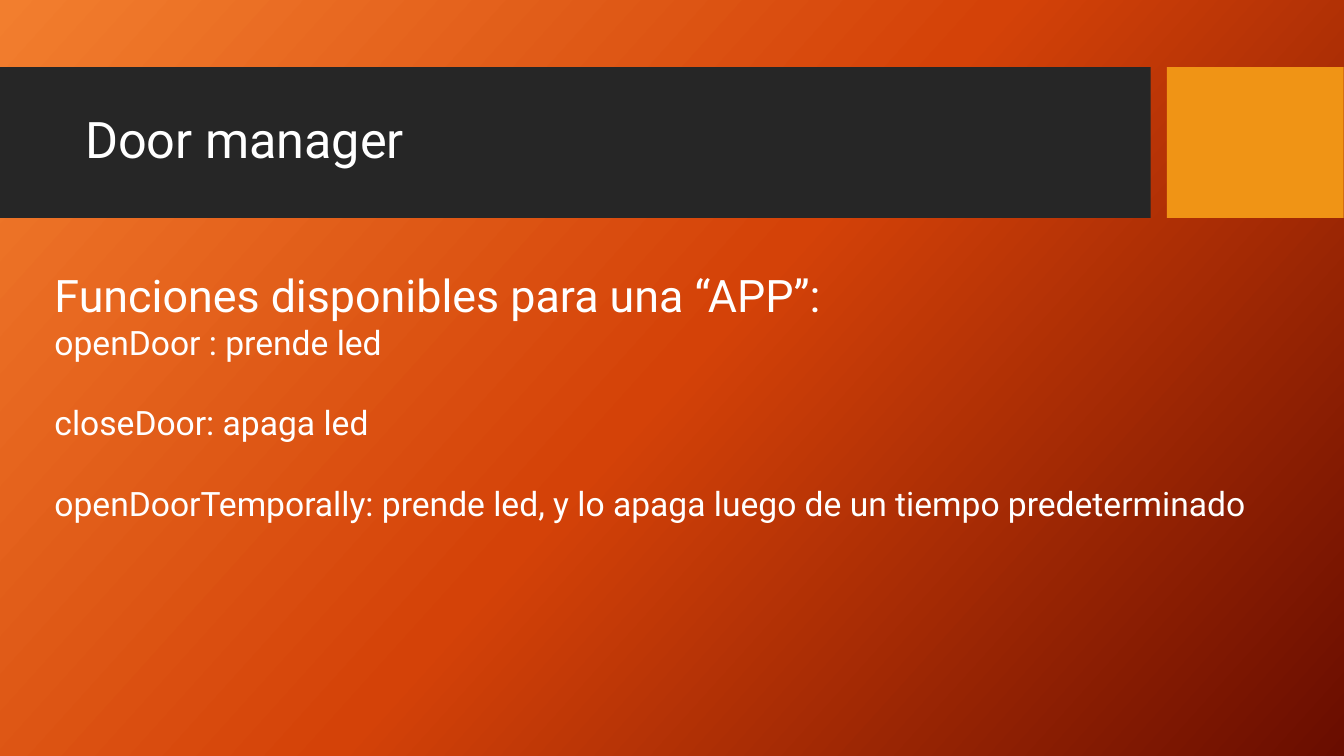
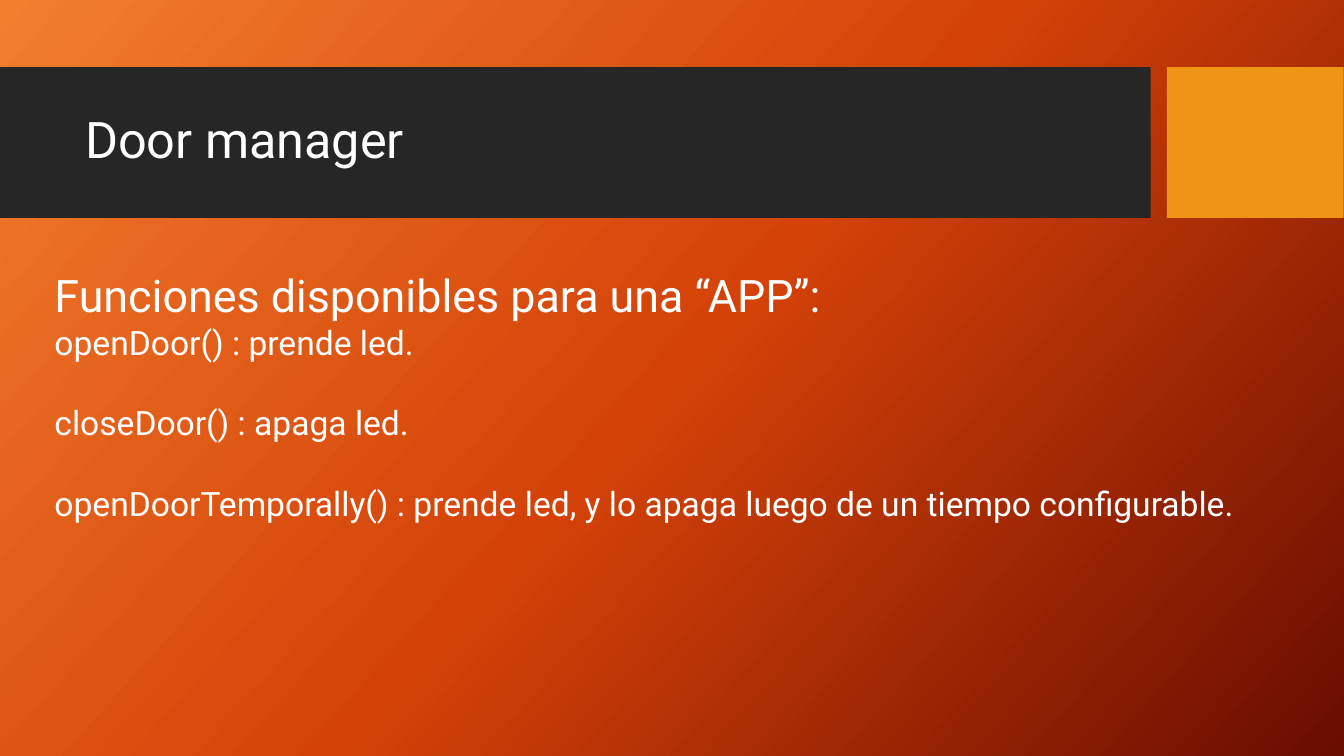
Before and after one commit to mlarroque/TP1-LABmicros, a slide deck: slide 15 of Control de Acceso.pptx (slide 14 before the commit). Drawn at 1344x756 pixels with LibreOffice and Linux fonts; fonts in the diff are those of the drawing; background and template pictures are left out. Boxes give left, top, right and bottom in pixels: in the first picture for what was removed or moved away, otherwise in the second. Text is boxed around its words. In the diff, an @@ line names an element or a change of style, - is before the commit and + after.

```diff
--- a/Control de Acceso.pptx
+++ b/Control de Acceso.pptx
@@ text at [54, 328, 1233, 524]: text changed @@
-openDoor : prende led
-closeDoor: apaga led
-openDoorTemporally: prende led, y lo apaga luego de un tiempo predeterminado
+openDoor() : prende led.
+closeDoor() : apaga led.
+openDoorTemporally() : prende led, y lo apaga luego de un tiempo configurable.
```
Also in this commit, not shown: 5 other slides changed, 2 slides added, 1 slide removed, 29 other files.
